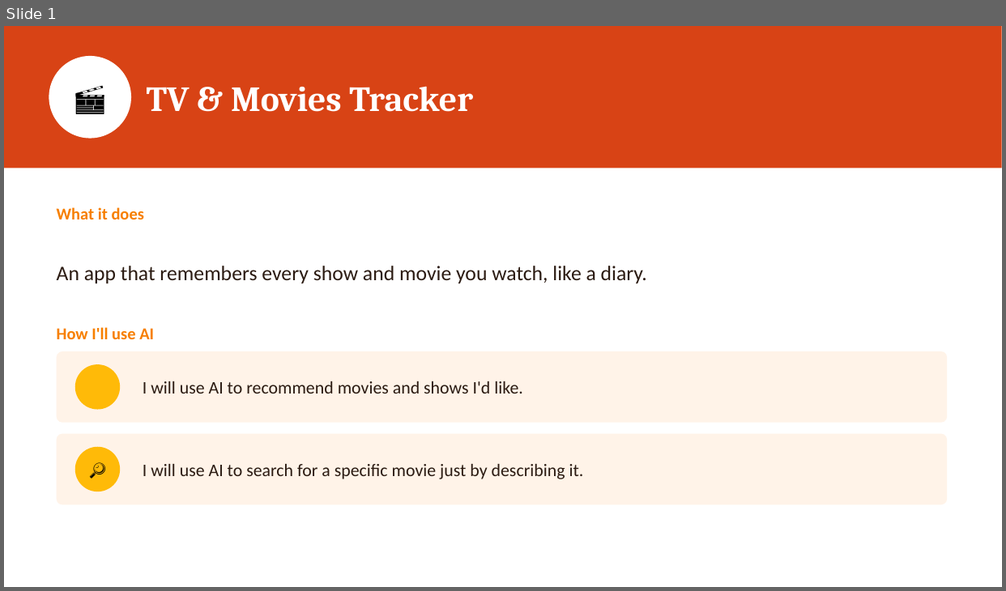
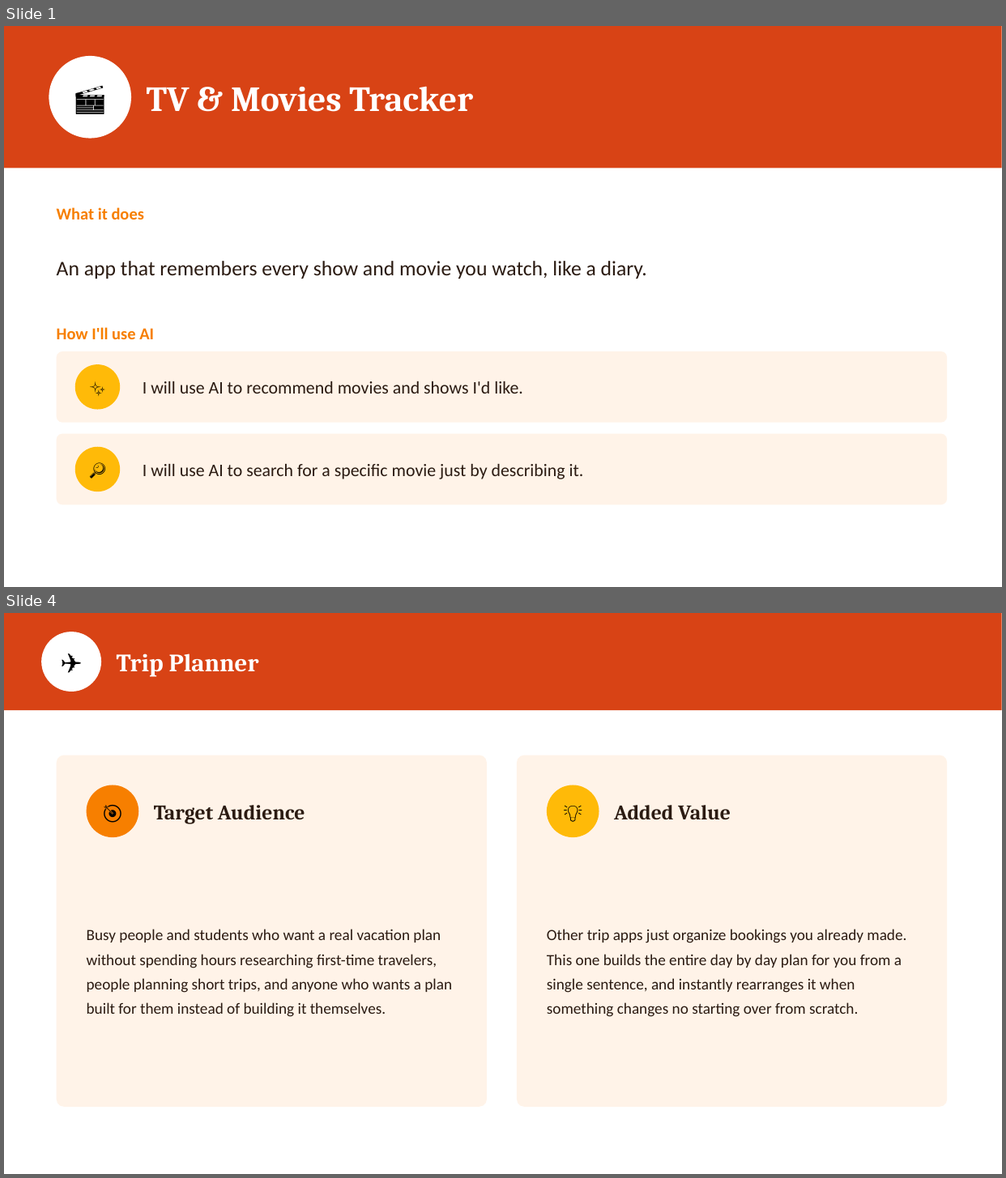
Before and after one commit to malakmsameh/Masterpiece, a slide deck: three_ideas.pptx. Shown one above the other, each under a label of ours: slide 1 before the commit, slides 1 and 4 after it; the slides between them are not shown. The pictures are 1006x591 and 1006x1178 pixels, drawn with LibreOffice and Linux fonts; fonts in the diff are those of the drawing. Boxes give left, top, right and bottom in pixels: in the first picture for what was removed or moved away, otherwise in the second. Text is boxed around its words. In the diff, an @@ line names an element or a change of style, - is before the commit and + after.

Commit message:
added the ideas and added the target audiance

```diff
--- a/three_ideas.pptx
+++ b/three_ideas.pptx
@@ slide 4 added at (x1=4, y1=613, x2=1002, y2=1174), background #FFFFFF @@
@@ rectangle added at (x1=4, y1=613, x2=1002, y2=710), fill #D84315 @@
@@ ellipse added at (x1=41, y1=632, x2=101, y2=692), fill #FFFFFF @@
@@ text added at (x1=41, y1=632, x2=101, y2=692), 21 pt, text #000000 @@
+✈️
@@ text added at (x1=117, y1=653, x2=259, y2=677), 24 pt, text #FFFFFF, bold @@
+Trip Planner
@@ rounded rectangle added at (x1=57, y1=756, x2=487, y2=1107), fill #FFF3E8 @@
@@ rounded rectangle added at (x1=517, y1=756, x2=948, y2=1107), fill #FFF3E8 @@
@@ ellipse added at (x1=87, y1=786, x2=138, y2=837), fill #F77F00 @@
@@ text added at (x1=87, y1=786, x2=138, y2=837), 18 pt, text #000000 @@
+🎯
@@ text added at (x1=154, y1=805, x2=305, y2=824), 20 pt, text #2B1B12, bold @@
+Target Audience
@@ ellipse added at (x1=547, y1=786, x2=599, y2=837), fill #FFBA08 @@
@@ text added at (x1=547, y1=786, x2=599, y2=837), 18 pt, text #000000 @@
+💡
@@ text added at (x1=614, y1=805, x2=731, y2=820), 20 pt, text #2B1B12, bold @@
+Added Value
@@ text added at (x1=87, y1=929, x2=452, y2=1017), 15 pt, text #2B1B12 @@
+Busy people and students who want a real vacation plan without spending hours researching first-time travelers, people planning short trips, and anyone who wants a plan built for them instead of building it themselves.
@@ text added at (x1=547, y1=929, x2=906, y2=1017), 15 pt, text #2B1B12 @@
+Other trip apps just organize bookings you already made. This one builds the entire day by day plan for you from a single sentence, and instantly rearranges it when something changes no starting over from scratch.
@@ slide 1 changed as well @@
@@ text "An app that remembers every ..." moved from (x1=57, y1=266, x2=647, y2=284) to (x1=57, y1=261, x2=647, y2=279) @@
@@ text added at (x1=75, y1=365, x2=120, y2=410), 16 pt, text #000000 @@
+✨
```
Also in this commit, not shown: 2 other slides changed, 2 other slides added.
